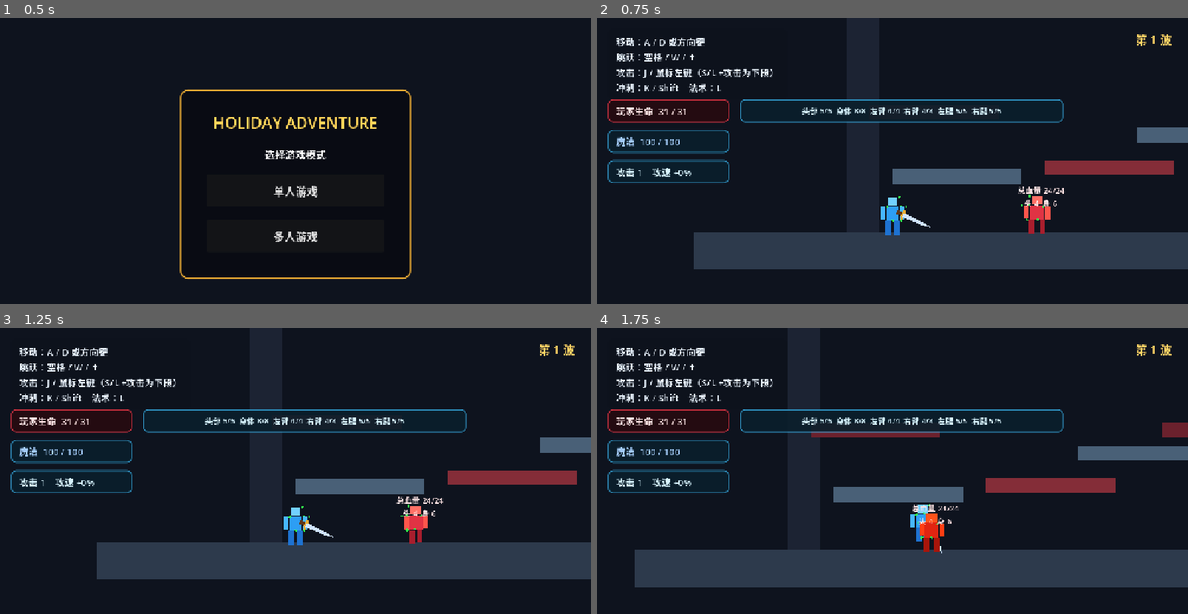
Above: before the commit, frames 1-4 (two rows, left to right).
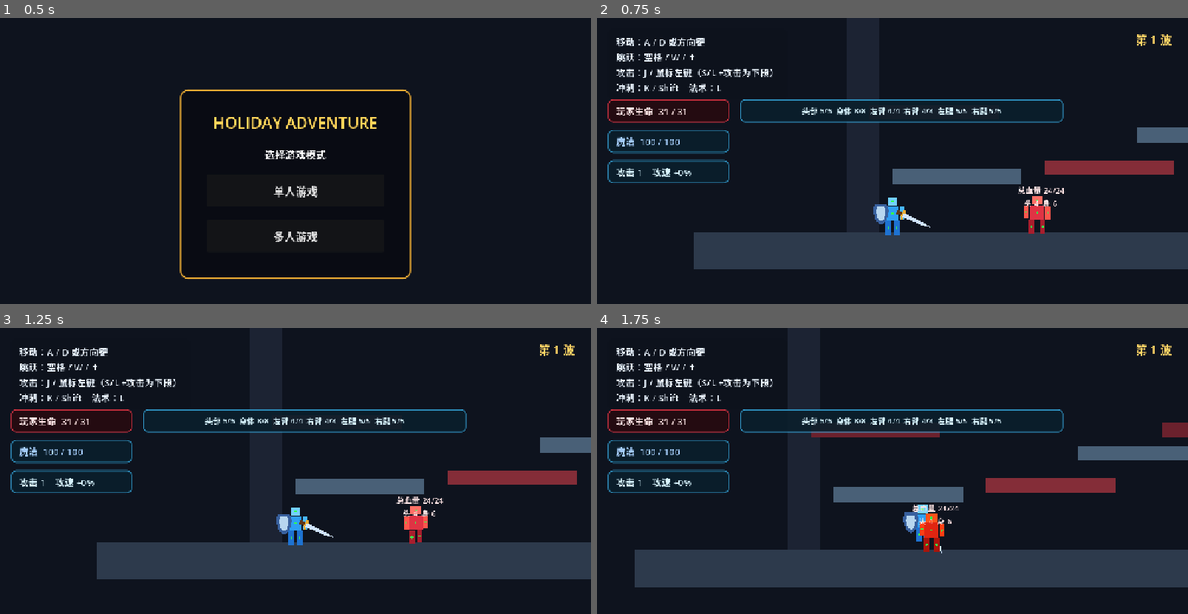
Above: after the commit, the same moments.

Repository: gaoyiyankami/holidaygame
Game: Godot game, scene res://scenes/main/main.tscn
The game is run twice, just before and just after one commit, with the same random seed, the same clock (stepped at 60 frames per second) and the same inputs.
Inputs:
- Up to frame 1 (0.5 s): no input
- Up to frame 2 (0.75 s): click "单人游戏" at 0.5 s
- Up to frame 3 (1.25 s): no input
- Up to frame 4 (1.75 s): hold D (move_right) from 1.28 s (still down); tap J (attack) at 1.35 s; tap Space (jump) at 1.52 s; tap K (dash) at 1.55 s

Frame 1 is identical in both runs. In frame 2, 0.2% of the frame differs, in the area x 46-77%, y 61-74%; in frame 3, 0.2%; in frame 4, 0.2%.

Commit message:
Add shield blocking parry and centered limb indicators

Diff:
--- a/scenes/player/player.tscn
+++ b/scenes/player/player.tscn
@@ -26,6 +26,17 @@
 visible = false
 polygon = PackedVector2Array(-92, -25, -20, -20, -20, 20, -92, 25, -58, 0)
 color = Color(0.2, 0.82, 1, 0.38)
+
+[node name="Shield" type="Node2D" parent="Visual"]
+position = Vector2(-25, -7)
+
+[node name="Outer" type="Polygon2D" parent="Visual/Shield"]
+polygon = PackedVector2Array(-13, -20, 13, -20, 17, -5, 11, 17, 0, 25, -11, 17, -17, -5)
+color = Color(0.22, 0.38, 0.62, 1)
+
+[node name="Inner" type="Polygon2D" parent="Visual/Shield"]
+polygon = PackedVector2Array(-8, -14, 8, -14, 11, -4, 7, 12, 0, 18, -7, 12, -11, -4)
+color = Color(0.72, 0.84, 0.94, 1)
 
 [node name="SwordPivot" type="Node2D" parent="Visual"]
 position = Vector2(14, -8)
--- a/scripts/combat/body_part.gd
+++ b/scripts/combat/body_part.gd
@@ -61,7 +61,7 @@
 	add_child(_visual)
 
 	_status_dot = Polygon2D.new()
-	_status_dot.position = Vector2(part_size.x * 0.5 + 4.0, -part_size.y * 0.5)
+	_status_dot.position = Vector2.ZERO
 	_status_dot.polygon = PackedVector2Array([
 		Vector2(0, -3), Vector2(3, 0), Vector2(0, 3), Vector2(-3, 0),
 	])
@@ -74,6 +74,10 @@
 		return false
 	if actor.has_method("can_receive_part_damage") and not actor.can_receive_part_damage():
 		return false
+	if actor.has_method("modify_incoming_damage"):
+		amount = actor.modify_incoming_damage(amount, source_position)
+		if amount <= 0:
+			return true
 
 	health = maxi(health - amount, 0)
 	_update_status_dot()
@@ -117,6 +121,10 @@
 	return _status_dot.color
 
 
+func get_status_dot_position() -> Vector2:
+	return _status_dot.position
+
+
 func _flash() -> void:
 	if not is_instance_valid(_visual):
 		return
--- a/scripts/enemies/training_dummy.gd
+++ b/scripts/enemies/training_dummy.gd
@@ -37,6 +37,7 @@
 var _attack_multiplier: float = 1.0
 var _attack_speed_multiplier: float = 1.0
 var _animation_time: float = 0.0
+var _movement_stun_timer: float = 0.0
 
 @onready var _visual: Node2D = $Visual
 @onready var _parts_root: Node2D = $Visual/Parts
@@ -54,10 +55,14 @@
 
 func _physics_process(delta: float) -> void:
 	_animation_time += delta
+	_movement_stun_timer = maxf(_movement_stun_timer - delta, 0.0)
 	if not is_on_floor():
 		velocity.y += _gravity * delta
 
-	_update_state(delta)
+	if _movement_stun_timer <= 0.0:
+		_update_state(delta)
+	else:
+		velocity.x = 0.0
 	move_and_slide()
 	_animate_body_parts()
 
@@ -184,6 +189,15 @@
 	return _attack_multiplier
 
 
+func apply_movement_stun(duration: float) -> void:
+	_movement_stun_timer = maxf(_movement_stun_timer, duration)
+	velocity.x = 0.0
+
+
+func get_movement_stun_time() -> float:
+	return _movement_stun_timer
+
+
 func on_body_part_damaged(part: BodyPart, _amount: int, source_position: Vector2) -> void:
 	var knockback_direction := signf(global_position.x - source_position.x)
 	if is_zero_approx(knockback_direction):
--- a/scripts/player/player.gd
+++ b/scripts/player/player.gd
@@ -52,6 +52,11 @@
 @export var invincibility_duration: float = 0.75
 @export var hurt_lock_duration: float = 0.18
 @export var knockback_speed: float = 460.0
+
+@export_category("Block")
+@export var perfect_block_duration: float = 0.2
+@export var block_damage_reduction: float = 0.5
+@export var block_move_multiplier: float = 0.3
 
 var _gravity: float = 1600.0
 var _health: int
@@ -80,6 +85,11 @@
 var _jump_multiplier: float = 1.0
 var _dash_multiplier: float = 1.0
 var _animation_time: float = 0.0
+var _is_blocking: bool = false
+var _block_timer: float = 0.0
+var _block_facing: float = 1.0
+var _can_block: bool = true
+var _movement_stun_timer: float = 0.0
 var _network_target_position: Vector2
 var _network_target_velocity: Vector2
 var _network_facing: float = 1.0
@@ -95,6 +105,7 @@
 @onready var _attack_area: Area2D = $Visual/SwordPivot/AttackArea
 @onready var _slash_visual: Polygon2D = $Visual/SwordPivot/AttackArea/SlashVisual
 @onready var _dash_visual: Polygon2D = $Visual/DashVisual
+@onready var _shield: Node2D = $Visual/Shield
 @onready var _camera: Camera2D = $Camera2D
 
 
@@ -119,9 +130,11 @@
 
 	_regenerate_mana(delta)
 	_update_timers(delta)
+	_update_block()
 	if _dash_timer > 0.0:
 		_update_dash(delta)
-	elif not _is_dead and _controls_enabled and _hurt_lock_timer <= 0.0:
+	elif not _is_dead and _controls_enabled and _hurt_lock_timer <= 0.0 \
+		and _movement_stun_timer <= 0.0:
 		_apply_gravity(delta)
 		_handle_horizontal_movement(delta)
 		_handle_jump()
@@ -141,6 +154,7 @@
 func _update_timers(delta: float) -> void:
 	_invincibility_timer = maxf(_invincibility_timer - delta, 0.0)
 	_hurt_lock_timer = maxf(_hurt_lock_timer - delta, 0.0)
+	_movement_stun_timer = maxf(_movement_stun_timer - delta, 0.0)
 	_dash_cooldown_timer = maxf(_dash_cooldown_timer - delta, 0.0)
 	_combo_reset_timer = maxf(_combo_reset_timer - delta, 0.0)
 	if _combo_reset_timer <= 0.0 and _attack_phase == AttackPhase.NONE:
@@ -164,12 +178,16 @@
 
 func _handle_horizontal_movement(delta: float) -> void:
 	var direction := Input.get_axis("move_left", "move_right")
-	var target_speed := direction * move_speed * _movement_multiplier
+	var guard_speed := block_move_multiplier if _is_blocking else 1.0
+	var target_speed := direction * move_speed * _movement_multiplier * guard_speed
 
 	if not is_zero_approx(direction):
 		var current_acceleration := acceleration if is_on_floor() else air_acceleration
 		velocity.x = move_toward(velocity.x, target_speed, current_acceleration * delta)
-		_visual.scale.x = signf(direction)
+		if not _is_blocking:
+			_visual.scale.x = signf(direction)
+		else:
+			_visual.scale.x = _block_facing
 	else:
 		velocity.x = move_toward(velocity.x, 0.0, friction * delta)
 
@@ -188,6 +206,10 @@
 	_attack_cooldown_timer = maxf(_attack_cooldown_timer - delta, 0.0)
 
 	if Input.is_action_just_pressed("attack"):
+		if _is_blocking:
+			_stop_block()
+			_start_attack(1, AttackKind.LOW)
+			return
 		if _attack_phase != AttackPhase.NONE and _combo_step < 3:
 			_combo_queued = true
 		elif _attack_phase == AttackPhase.NONE and _attack_cooldown_timer <= 0.0:
@@ -407,6 +429,7 @@
 func start_dash() -> void:
 	if _dash_cooldown_timer > 0.0 or _is_dead:
 		return
+	_stop_block()
 	var input_direction := Input.get_axis("move_left", "move_right")
 	_dash_direction = input_direction if not is_zero_approx(input_direction) else signf(_visual.scale.x)
 	if is_zero_approx(_dash_direction):
@@ -446,6 +469,95 @@
 
 func can_receive_part_damage() -> bool:
 	return not _is_dead and _invincibility_timer <= 0.0
+
+
+func modify_incoming_damage(amount: int, source_position: Vector2) -> int:
+	if not _is_blocking:
+		return amount
+	if _block_timer <= perfect_block_duration:
+		_stun_attacker(source_position)
+		return 0
+	return maxi(1, ceili(amount * (1.0 - block_damage_reduction)))
+
+
+func _update_block() -> void:
+	if not _can_block or _is_dead:
+		_stop_block()
+		return
+	if Input.is_action_just_pressed("move_down") and is_on_floor():
+		_start_block()
+	if _is_blocking:
+		_block_timer += get_physics_process_delta_time()
+		if not Input.is_action_pressed("move_down"):
+			_stop_block()
+
+
+func _start_block() -> void:
+	_is_blocking = true
+	_block_timer = 0.0
+	_block_facing = signf(_visual.scale.x)
+	if is_zero_approx(_block_facing):
+		_block_facing = 1.0
+	_shield.rotation = deg_to_rad(-8.0)
+	_shield.modulate = Color(0.55, 0.9, 1.0, 1.0)
+	if multiplayer.has_multiplayer_peer():
+		_sync_combat_effect.rpc("block", 0, 0, _block_facing)
+
+
+func _stop_block() -> void:
+	_is_blocking = false
+	_block_timer = 0.0
+	if is_instance_valid(_shield):
+		_shield.rotation = 0.0
+		_shield.modulate = Color.WHITE
+
+
+func _stun_attacker(source_position: Vector2) -> void:
+	var attacker: Node2D
+	var best_distance := 4900.0
+	for node in get_tree().get_nodes_in_group("player"):
+		if node == self:
+			continue
+		var candidate := node as Node2D
+		var distance := candidate.global_position.distance_squared_to(source_position)
+		if distance < best_distance:
+			attacker = candidate
+			best_distance = distance
+	for node in get_tree().current_scene.get_children():
+		if node is TrainingDummy:
+			var candidate := node as Node2D
+			var distance := candidate.global_position.distance_squared_to(source_position)
+			if distance < best_distance:
+				attacker = candidate
+				best_distance = distance
+	if not is_instance_valid(attacker):
+		return
+	if attacker is Player and multiplayer.has_multiplayer_peer():
+		(attacker as Player).apply_network_stun.rpc(1.0)
+	elif attacker.has_method("apply_movement_stun"):
+		attacker.apply_movement_stun(1.0)
+
+
+@rpc("any_peer", "call_local", "reliable")
+func apply_network_stun(duration: float) -> void:
+	apply_movement_stun(duration)
+
+
+func apply_movement_stun(duration: float) -> void:
+	_movement_stun_timer = maxf(_movement_stun_timer, duration)
+	velocity.x = 0.0
+
+
+func is_blocking() -> bool:
+	return _is_blocking
+
+
+func can_block() -> bool:
+	return _can_block
+
+
+func get_movement_stun_time() -> float:
+	return _movement_stun_timer
 
 
 func is_dash_invulnerable() -> bool:
@@ -549,6 +661,12 @@
 			bolt.collision_mask = 0
 			bolt.global_position = global_position + Vector2(facing * 42.0, -10.0)
 			get_tree().current_scene.add_child(bolt)
+		"block":
+			_shield.visible = true
+			_shield.modulate = Color(0.55, 0.9, 1.0, 1.0)
+			var tween := create_tween()
+			tween.tween_interval(0.25)
+			tween.tween_callback(func() -> void: _shield.modulate = Color.WHITE)
 
 
 func set_controls_enabled(enabled: bool) -> void:
@@ -627,6 +745,11 @@
 		"left_arm", "right_arm":
 			_arm_attack_multiplier *= 0.72
 			_attack_damage_multiplier *= 0.72
+			_can_block = false
+			_stop_block()
+			_shield.visible = false
+			if part.part_id == "right_arm":
+				_sword_pivot.position.x = -14.0
 		"left_leg", "right_leg":
 			_movement_multiplier *= 0.72
 			_jump_multiplier *= 0.82
--- a/tests/body_parts_test.gd
+++ b/tests/body_parts_test.gd
@@ -13,6 +13,10 @@
 	var player_parts := player.get_node("Visual/Parts").get_children()
 	var enemy_parts := enemy.get_node("Visual/Parts").get_children()
 	var six_parts_created := player_parts.size() == 6 and enemy_parts.size() == 6
+	var dots_centered := true
+	for node in player_parts:
+		if not (node as BodyPart).get_status_dot_position().is_zero_approx():
+			dots_centered = false
 
 	var enemy_arm := _find_part(enemy_parts, "left_arm")
 	var enemy_torso := _find_part(enemy_parts, "torso")
@@ -125,8 +129,33 @@
 	await get_tree().create_timer(0.3).timeout
 	var mana_regenerated := player.get_mana() > mana_after_spell
 
-	print("Body parts test: base=%s animation=%s timing=%s iframe=%s walls=%s air=%s dash=%s low=%s spell=%s regen=%s" % [
+	var block_enemy := special_enemy_scene.instantiate() as TrainingDummy
+	$Main.add_child(block_enemy)
+	block_enemy.set_physics_process(false)
+	block_enemy.position = player.position + Vector2(45, 0)
+	player.set("_invincibility_timer", 0.0)
+	var block_torso := _find_part(player_parts, "torso")
+	var perfect_before := block_torso.health
+	player.call("_start_block")
+	var perfect_connected := block_torso.receive_damage(2, block_enemy.global_position)
+	var perfect_blocked := perfect_connected and block_torso.health == perfect_before \
+		and block_enemy.get_movement_stun_time() >= 0.9
+	player.set("_block_timer", 0.3)
+	player.set("_invincibility_timer", 0.0)
+	var reduced_before := block_torso.health
+	block_torso.receive_damage(2, block_enemy.global_position)
+	var half_damage := block_torso.health == reduced_before - 1
+	player.call("_stop_block")
+
+	var shield := player.get_node("Visual/Shield") as Node2D
+	var player_arm := _find_part(player_parts, "left_arm")
+	player.set("_invincibility_timer", 0.0)
+	player_arm.receive_damage(999, block_enemy.global_position)
+	var arm_break_disables_block := not shield.visible and not player.can_block()
+
+	print("Body parts test: base=%s dots=%s animation=%s timing=%s iframe=%s walls=%s air=%s dash=%s low=%s spell=%s regen=%s perfect=%s half=%s arm_break=%s" % [
 		six_parts_created,
+		dots_centered,
 		parts_animated,
 		no_damage_during_windup and sword_hit_part and sword_animated and attack_has_recovery,
 		dash_iframe_worked,
@@ -136,14 +165,19 @@
 		low_attack_worked,
 		spell_worked,
 		mana_regenerated,
+		perfect_blocked,
+		half_damage,
+		arm_break_disables_block,
 	])
 
-	var passed := six_parts_created and independent_health and destroyed_part_hidden \
+	var passed := six_parts_created and dots_centered \
+		and independent_health and destroyed_part_hidden \
 		and arm_debuff_applied and parts_animated and no_damage_during_windup \
 		and sword_hit_part and sword_animated and attack_has_recovery \
 		and dash_iframe_worked and room_walls_cover_height \
 		and air_attack_worked and dash_attack_worked \
-		and low_attack_worked and spell_worked and mana_regenerated
+		and low_attack_worked and spell_worked and mana_regenerated \
+		and perfect_blocked and half_damage and arm_break_disables_block
 	get_tree().quit(0 if passed else 1)
 
 
Not shown, changed: README.md
